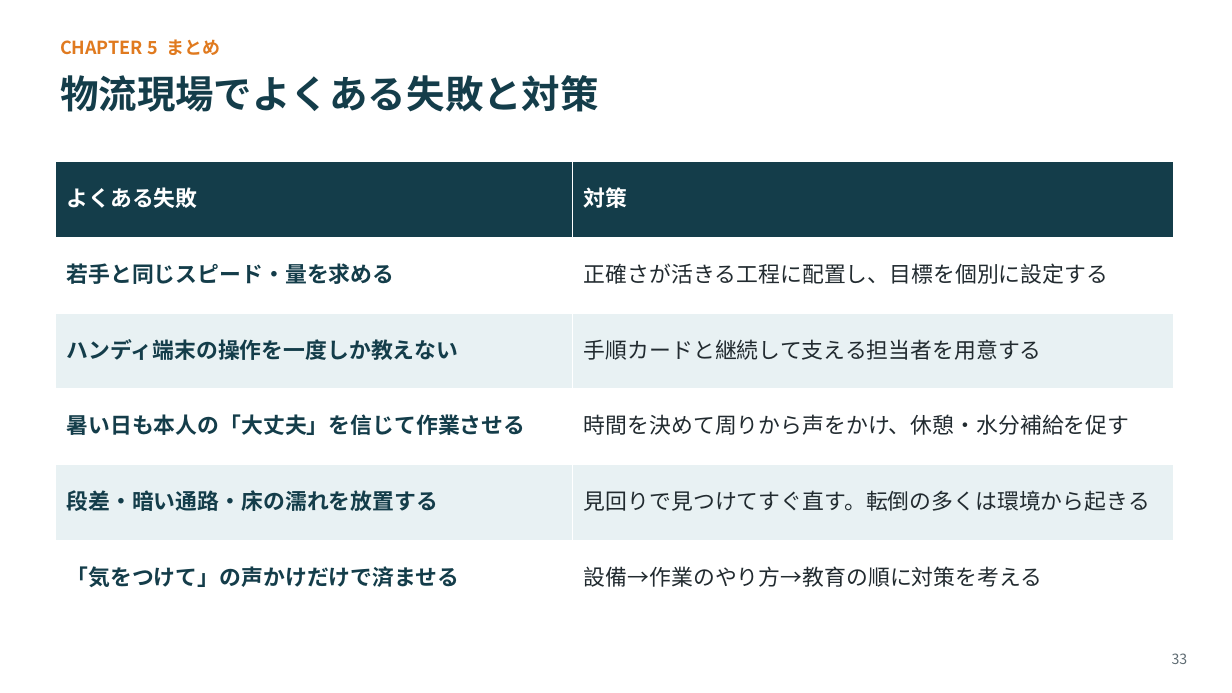
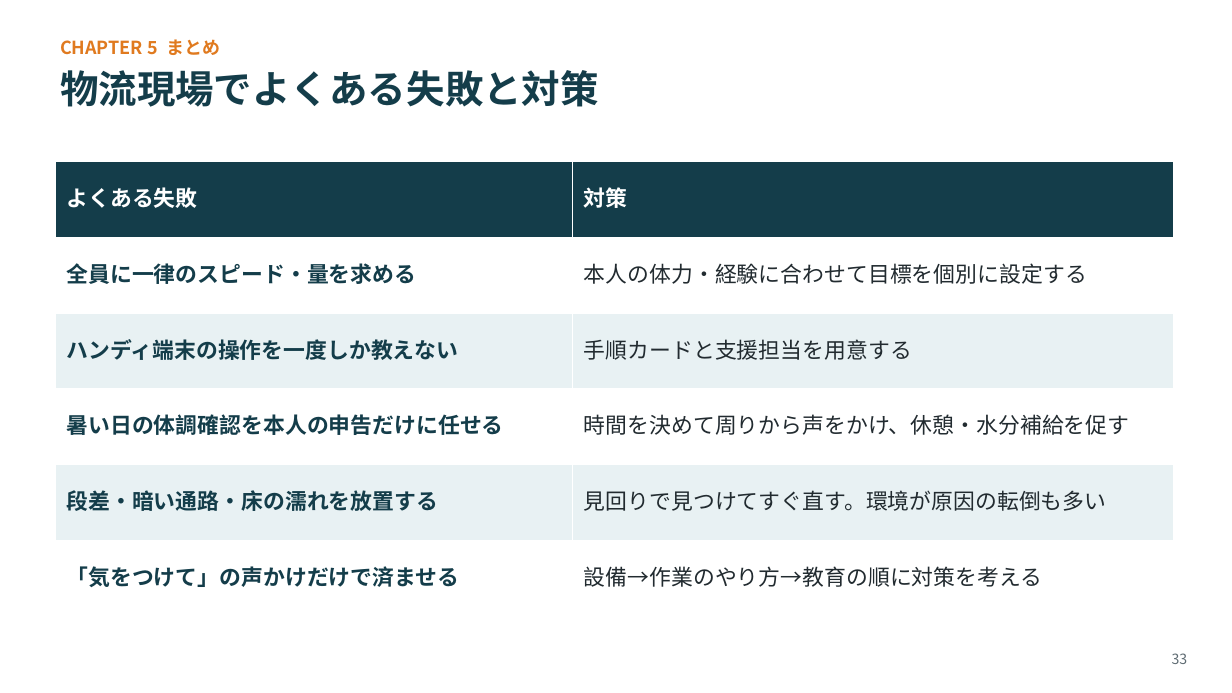
Before and after one commit to lastradezanpano/Udemy, a slide deck: slide 33 of 高齢者雇用研修/物流現場の高齢者雇用_研修スライド_v1.0.pptx. Drawn at 1232x693 pixels with LibreOffice and Linux fonts; fonts in the diff are those of the drawing. Boxes give left, top, right and bottom in pixels: in the first picture for what was removed or moved away, otherwise in the second. Text is boxed around its words. In the diff, an @@ line names an element or a change of style, - is before the commit and + after.

```diff
--- a/高齢者雇用研修/物流現場の高齢者雇用_研修スライド_v1.0.pptx
+++ b/高齢者雇用研修/物流現場の高齢者雇用_研修スライド_v1.0.pptx
@@ text "物流現場でよくある失敗と対策" at [60,70,599,107]: line spacing 38pt to 34pt @@
@@ table at [55,162,1174,616] @@
-row 2, column 1: 若手と同じスピード・量を求める
+row 2, column 1: 全員に一律のスピード・量を求める
-row 2, column 2: 正確さが活きる工程に配置し、目標を個別に設定する
+row 2, column 2: 本人の体力・経験に合わせて目標を個別に設定する
-row 3, column 2: 手順カードと継続して支える担当者を用意する
+row 3, column 2: 手順カードと支援担当を用意する
-row 4, column 1: 暑い日も本人の「大丈夫」を信じて作業させる
+row 4, column 1: 暑い日の体調確認を本人の申告だけに任せる
-row 5, column 2: 見回りで見つけてすぐ直す。転倒の多くは環境から起きる
+row 5, column 2: 見回りで見つけてすぐ直す。環境が原因の転倒も多い
```
Also in this commit, not shown: 37 other slides changed, 3 other files.
